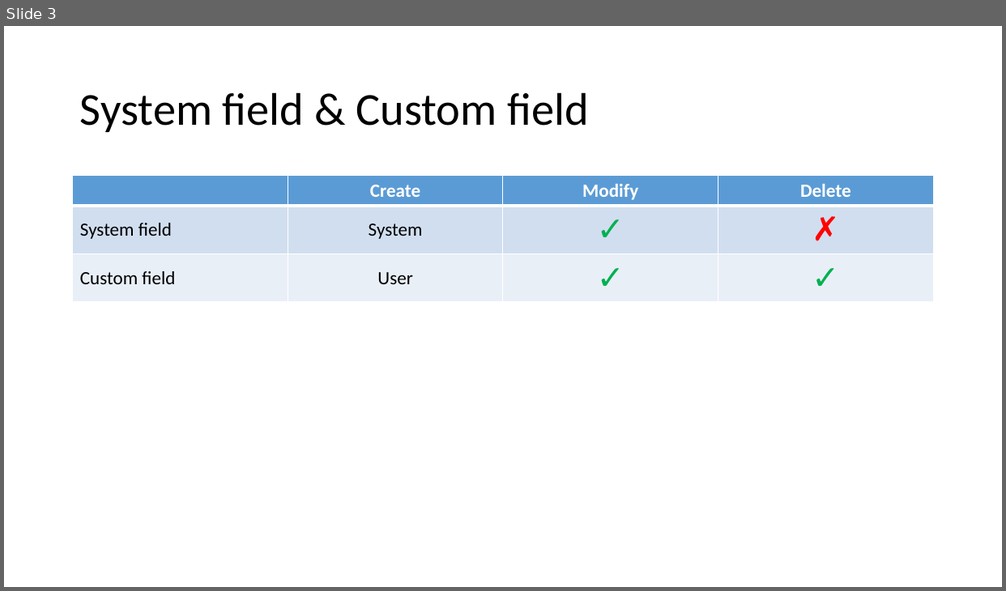
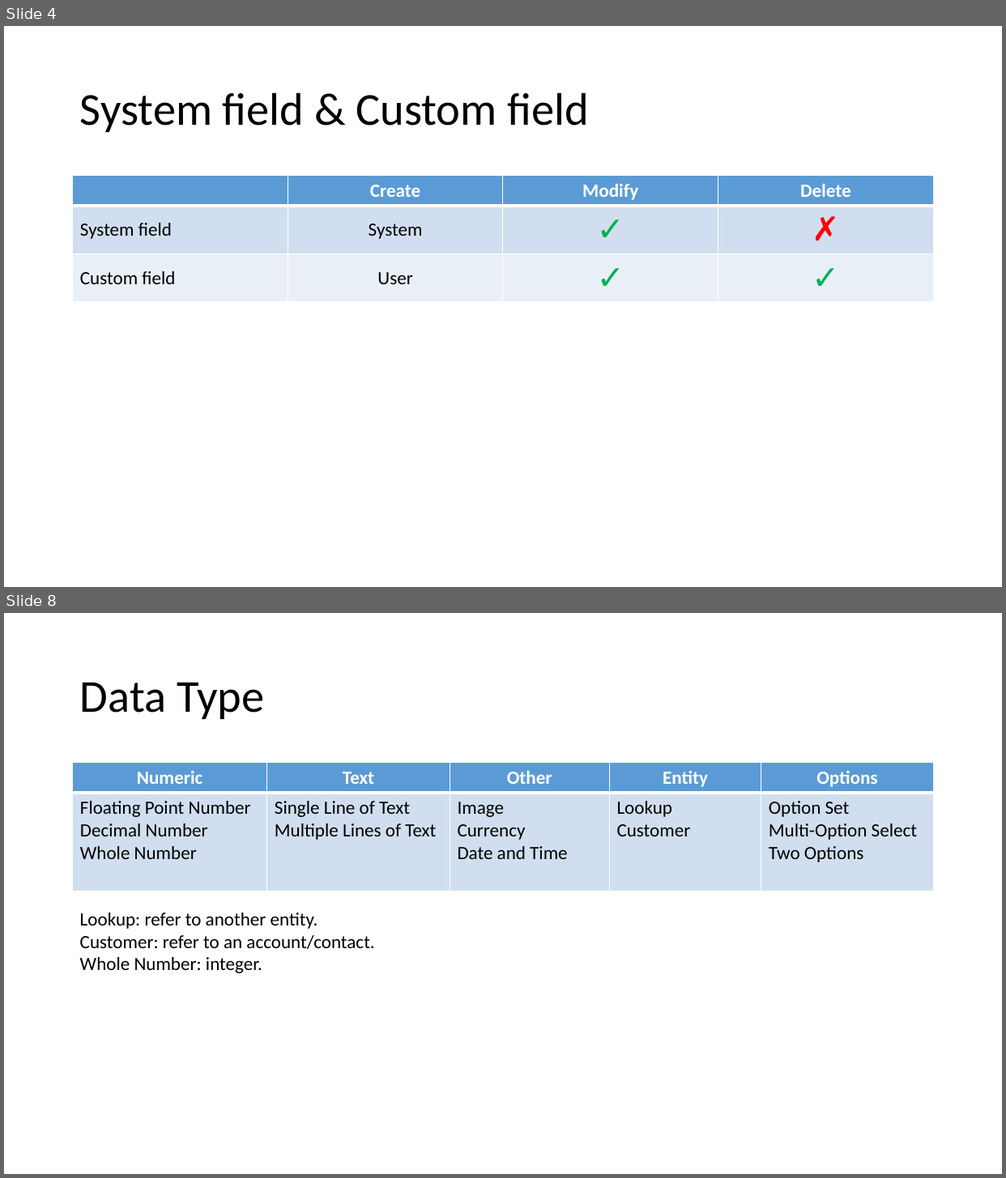
Before and after one commit to hevilhuy/Reports, a slide deck: Document/Report 2.pptx. Shown one above the other, each under a label of ours: slide 3 before the commit, slides 4 and 8 after it; the slides between them are not shown. The pictures are 1006x591 and 1006x1178 pixels, drawn with LibreOffice and Linux fonts; fonts in the diff are those of the drawing. Boxes give left, top, right and bottom in pixels: in the first picture for what was removed or moved away, otherwise in the second. Text is boxed around its words. In the diff, an @@ line names an element or a change of style, - is before the commit and + after.

```diff
--- a/Document/Report 2.pptx
+++ b/Document/Report 2.pptx
@@ slide 8 added at (4,613,1002,1174), background #FFFFFF @@
@@ title added at (80,682,264,719), 44 pt, text #000000 @@
+Data Type
@@ table added at (73,763,934,891), 2 rows, 5 columns @@
+Numeric | Text | Other | Entity | Options
+Floating Point Number / Decimal Number / Whole Number | Single Line of Text / Multiple Lines of Text | Image / Currency / Date and Time | Lookup / Customer | Option Set / Multi-Option Select / Two Options
@@ text added at (80,913,374,973), 18 pt, text #000000 @@
+Lookup: refer to another entity.
+Customer: refer to an account/contact.
+Whole Number: integer.
@@ what was slide 3 is now slide 4 @@
```
Also in this commit, not shown: 2 slides changed, 25 other slides added, 1 slide removed, 1 other file.
